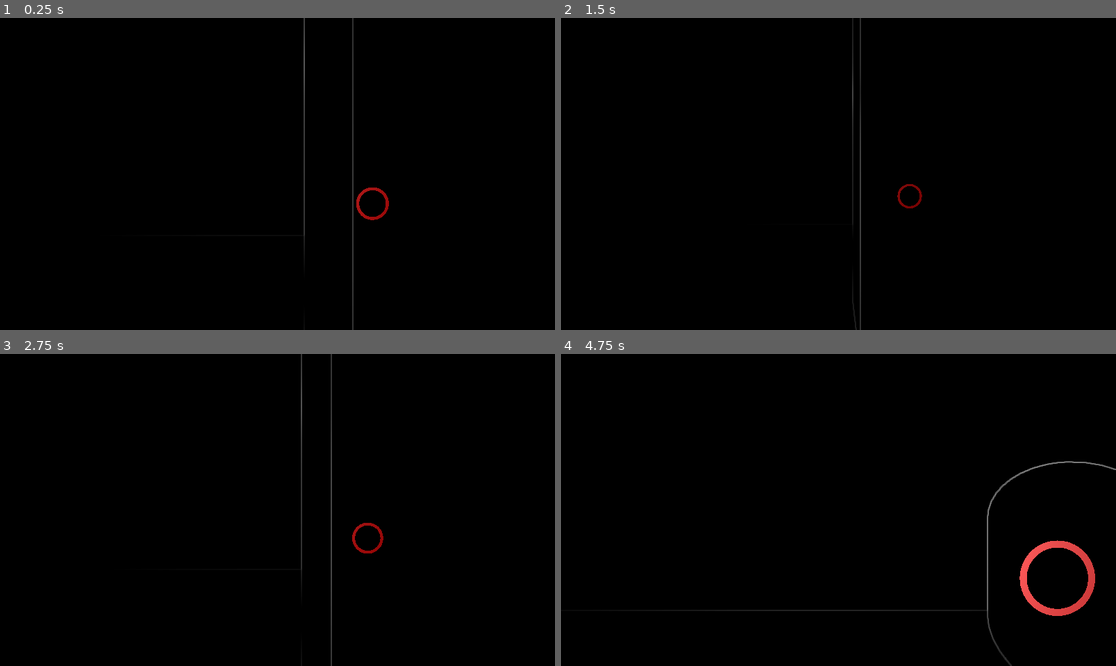
Above: before the commit, frames 1-4 (two rows, left to right).
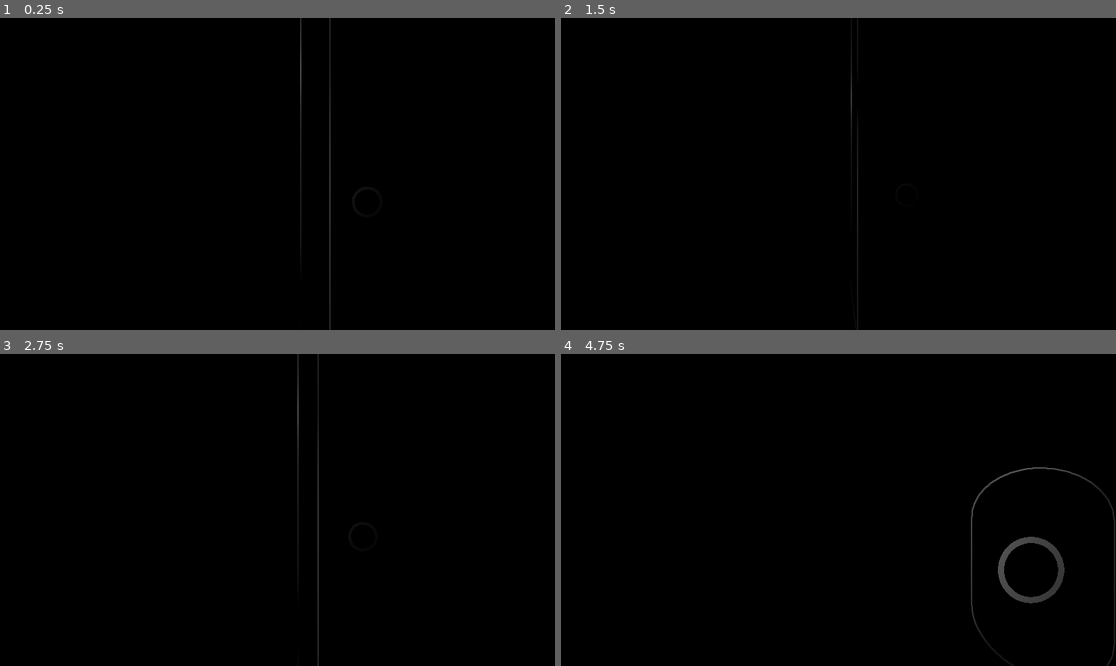
Above: after the commit, the same moments.

Repository: Yni-Viar/scp-939-vision-test
Game: Godot game, scene res://node_3d.tscn
The game is run twice, just before and just after one commit, with the same random seed, the same clock (stepped at 60 frames per second) and the same inputs. The project has no main scene, so this scene is started directly.
Inputs:
- Up to frame 1 (0.25 s): no input
- Up to frame 2 (1.5 s): no input
- Up to frame 3 (2.75 s): no input
- Up to frame 4 (4.75 s): no input

The runs differ from the first frame. In frame 1, 1.0% of the frame differs, in the area x 54-71%, y 0-100%; in frame 2, 0.7%; in frame 3, 1.0%; in frame 4, 2.4%, in the area x 24-100%, y 34-100%.

Commit message:
Added example of amnestic vision + code

Diff:
--- /dev/null
+++ b/src/939.tres
@@ -0,0 +1,8 @@
+[gd_resource type="ShaderMaterial" load_steps=2 format=3 uid="uid://bsfiqbctxrb4a"]
+
+[ext_resource type="Shader" uid="uid://mknm08d75hop" path="res://NormalEdgeDetectShader/edgedetect.gdshader" id="1_36dya"]
+
+[resource]
+render_priority = 0
+shader = ExtResource("1_36dya")
+shader_parameter/line_color = Color(0.377919, 0.377919, 0.377919, 1)
--- /dev/null
+++ b/src/AmnesticVision/amnestic.gdshader
@@ -0,0 +1,23 @@
+shader_type spatial;
+
+// Made by AivanWorld
+// Licensed under CC0
+// Modified by Yni.
+
+uniform sampler2D SCREEN_TEXTURE : hint_screen_texture;
+uniform float noise_intensity : hint_range(0.0, 1.0, 0.1) = 0.1;
+uniform float contrast: hint_range(1.0, 1.125, 0.0625) = 1.0;
+
+float random(vec2 uv) {
+	return fract(sin(dot(uv, vec2(12.9898, 78.233))) * 43758.5453);
+}
+
+void fragment() {
+	vec2 uv = SCREEN_UV;
+	vec3 color = texture(SCREEN_TEXTURE, uv).rgb;
+	float noise = random(uv + TIME) * 2.0 - 1.0;
+	color += noise * noise_intensity * 0.015625;
+	//Apply contrast
+	color = mix(vec3(0.5), color, contrast);
+	ALBEDO = color;
+}
--- /dev/null
+++ b/src/AmnesticVision/amnestic_progress.gd
@@ -0,0 +1,26 @@
+extends MeshInstance3D
+# Made by Yni Viar
+# Licensed under CC0, EVEN for SCP projects
+
+var near_939: bool = false
+var intensity: float = 0.0:
+	set(val):
+		intensity += val
+		if intensity > 0.875:
+			_shader.set_shader_parameter("second_phase", intensity - 0.875)
+		else:
+			_shader.set_shader_parameter("noise_intensity", intensity / 0.875)
+
+var _shader: ShaderMaterial
+
+# Called when the node enters the scene tree for the first time.
+func _ready() -> void:
+	_shader = mesh.surface_get_material(0)
+
+
+# Called every frame. 'delta' is the elapsed time since the previous frame.
+func _physics_process(delta: float) -> void:
+	if near_939 && intensity <= 1.0:
+		intensity = lerp(0.0, 1.0, 0.015625 * delta)
+	elif !near_939 && intensity >= 0.0:
+		intensity = inverse_lerp(0.0, 1.0, 0.015625 * delta)
--- a/src/node_3d.tscn
+++ b/src/node_3d.tscn
@@ -1,20 +1,27 @@
-[gd_scene load_steps=13 format=3 uid="uid://dnpd2l6vp053k"]
+[gd_scene load_steps=16 format=3 uid="uid://dnpd2l6vp053k"]
 
 [ext_resource type="Script" uid="uid://dl40tg0ivldfk" path="res://test_move.gd" id="1_a0tk4"]
-[ext_resource type="Shader" uid="uid://mknm08d75hop" path="res://NormalEdgeDetectShader/edgedetect.gdshader" id="1_noarx"]
 [ext_resource type="Material" uid="uid://3tdk6l0x8tq1" path="res://939emit.tres" id="2_a0tk4"]
+[ext_resource type="Material" uid="uid://bsfiqbctxrb4a" path="res://939.tres" id="2_jka67"]
+[ext_resource type="Shader" uid="uid://bh73ik7u3sjtb" path="res://AmnesticVision/amnestic.gdshader" id="2_r3fl7"]
+[ext_resource type="Script" uid="uid://ctpngks3uhu8s" path="res://AmnesticVision/amnestic_progress.gd" id="4_i5arm"]
 
 [sub_resource type="BoxMesh" id="BoxMesh_noarx"]
 
 [sub_resource type="BoxMesh" id="BoxMesh_a0tk4"]
 
-[sub_resource type="ShaderMaterial" id="ShaderMaterial_noarx"]
+[sub_resource type="QuadMesh" id="QuadMesh_wc5p8"]
+material = ExtResource("2_jka67")
+size = Vector2(2, 2)
+
+[sub_resource type="ShaderMaterial" id="ShaderMaterial_jka67"]
 render_priority = 0
-shader = ExtResource("1_noarx")
-shader_parameter/line_color = Color(0.377919, 0.377919, 0.377919, 1)
+shader = ExtResource("2_r3fl7")
+shader_parameter/noise_intensity = 1.0
+shader_parameter/contrast = 1.0
 
 [sub_resource type="QuadMesh" id="QuadMesh_jka67"]
-material = SubResource("ShaderMaterial_noarx")
+material = SubResource("ShaderMaterial_jka67")
 size = Vector2(2, 2)
 
 [sub_resource type="StandardMaterial3D" id="StandardMaterial3D_i5arm"]
@@ -46,16 +53,23 @@
 mesh = SubResource("BoxMesh_a0tk4")
 
 [node name="Camera3D" type="Camera3D" parent="."]
-transform = Transform3D(1, 0, 0, 0, 1, 0, 0, 0, 1, -0.698976, 1.93031, 0.598463)
+transform = Transform3D(1, 0, 0, 0, 1, 0, 0, 0, 1, -0.698976, 1.93031, 0.845152)
 script = ExtResource("1_a0tk4")
 
-[node name="MeshInstance3D" type="MeshInstance3D" parent="Camera3D"]
-transform = Transform3D(1, 0, 0, 0, 1, 0, 0, 0, 1, 0, 0, -0.26252)
+[node name="939VisionEffect" type="MeshInstance3D" parent="Camera3D"]
+transform = Transform3D(1, 0, 0, 0, 1, 0, 0, 0, 1, 0, 0, -0.168428)
+mesh = SubResource("QuadMesh_wc5p8")
+
+[node name="AmnesticEffect" type="MeshInstance3D" parent="Camera3D"]
+transform = Transform3D(1, 0, 0, 0, 1, 0, 0, 0, 1, 0, 0, -0.168428)
+visible = false
 mesh = SubResource("QuadMesh_jka67")
+script = ExtResource("4_i5arm")
 
 [node name="OmniLight3D" type="OmniLight3D" parent="Camera3D"]
 
 [node name="OmniLight3D2" type="OmniLight3D" parent="Camera3D"]
+visible = false
 light_color = Color(1, 0, 0, 1)
 light_energy = 4.0
 omni_range = 40.96
@@ -81,3 +95,7 @@
 
 [node name="OmniLight3D2" type="OmniLight3D" parent="."]
 transform = Transform3D(1, 0, 0, 0, 1, 0, 0, 0, 1, -1.01864, 3.87931, -2.53777)
+
+[node name="Timer" type="Timer" parent="."]
+wait_time = 5.0
+autostart = true
Not shown, added: src/AmnesticVision/amnestic.gdshader.uid
Not shown, added: src/AmnesticVision/amnestic_progress.gd.uid
